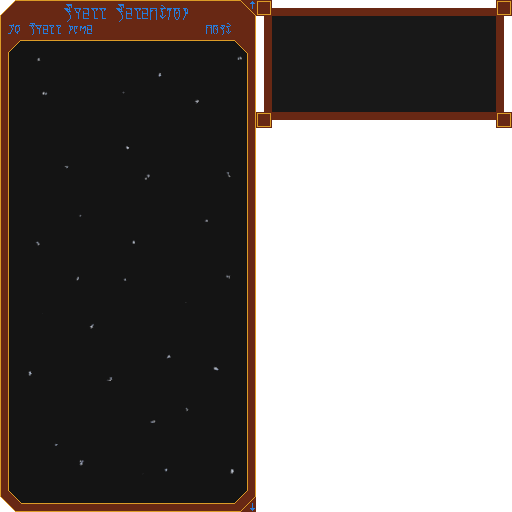
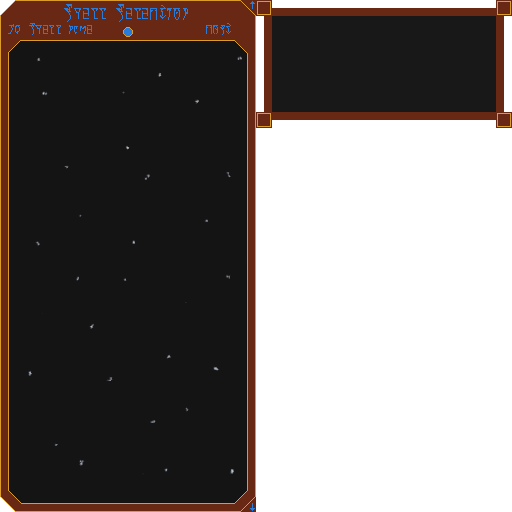
Revision of a layered w=512, h=512 image; what changed, layer by layer:
added group "Decor" with 3 layers in group "SelectionBox" over (123, 27, 133, 37)
added layer "Layer 10" in group "Decor" over (124, 28, 132, 36)
added layer "Layer 9" in group "Decor" over (123, 27, 133, 37)
moved "Layer 8" into group "Decor" over (123, 27, 133, 37)
